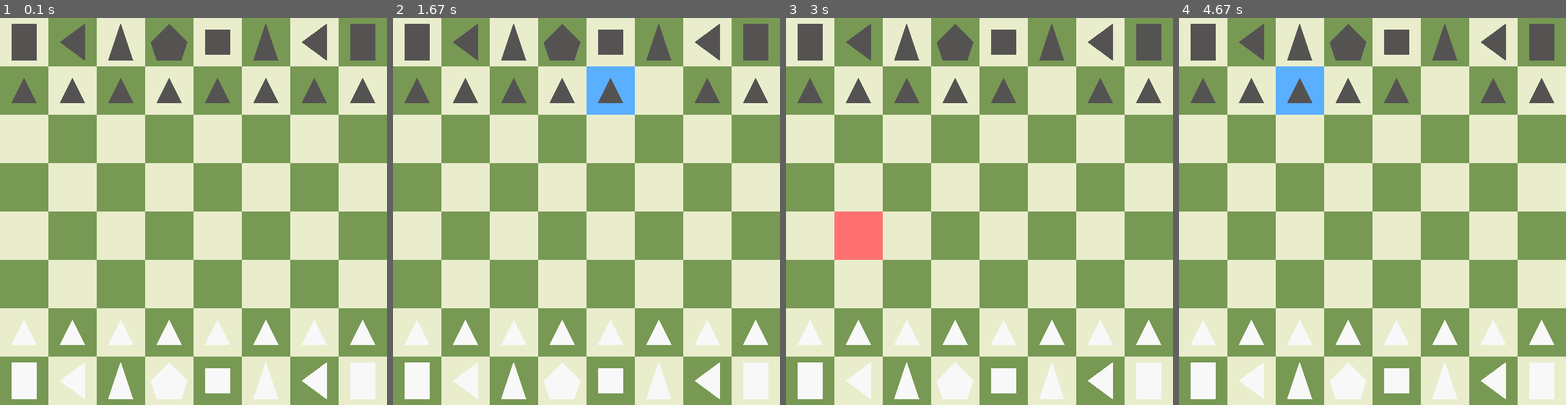
Above: before the commit, frames 1-4 (left to right).
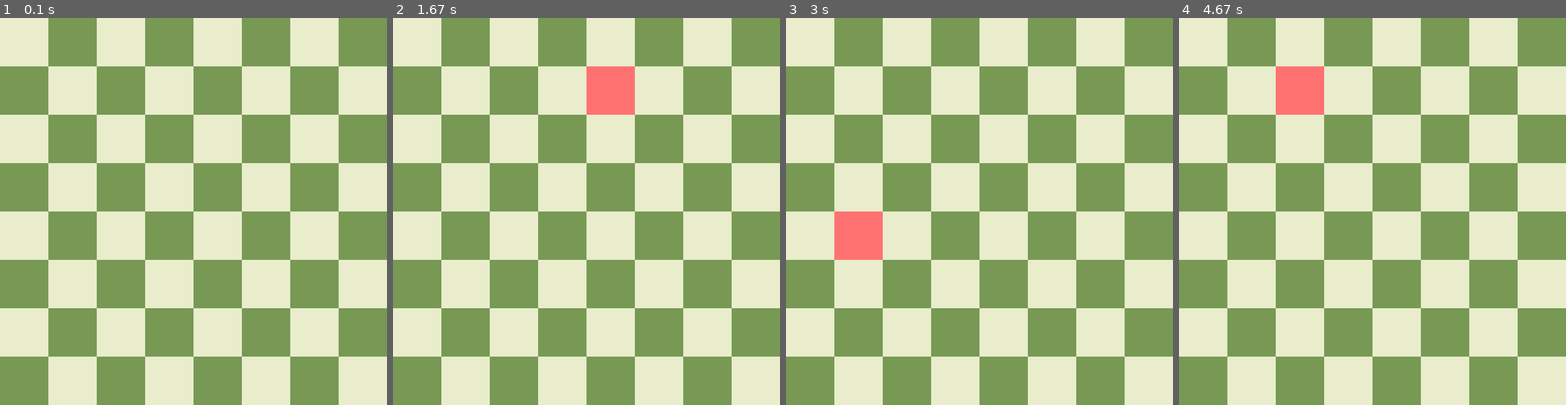
Above: after the commit, the same moments.

Repository: caleb-james-smith/PyGameChess
Game: pygame game, started from play.py
Same seed, same stepped clock (60 frames per second), same inputs: the game is played once before the commit and once after it.
Inputs (mouse positions are in pixels of both pictures, inside the frame that each line leads up to):
- Up to frame 1 (0.1 s): no input
- Up to frame 2 (1.67 s): click (586, 211) at 0.38 s; click (493, 215) at 0.72 s; click (644, 76) at 1.05 s; click (594, 79) at 1.38 s
- Up to frame 3 (3 s): click (983, 250) at 1.72 s; click (1080, 273) at 2.05 s; click (1080, 176) at 2.38 s; click (855, 250) at 2.72 s
- Up to frame 4 (4.67 s): click (1507, 288) at 3.05 s; click (1387, 196) at 3.38 s; click (1287, 141) at 3.72 s; click (1476, 254) at 4.05 s; click (1310, 87) at 4.38 s

The runs differ from the first frame. In frame 1, 11% of the frame differs, in the area x 3-97%, y 1-99%; in frame 2, 12%; in frame 3, 10%; in frame 4, 12%.

Commit message:
New functions to set empty states and initial piece state.

Diff:
--- a/piece.py
+++ b/piece.py
@@ -1,9 +1,11 @@
 # Piece class and subclasses
 
 # TODO:
+# - Define how each type of piece is drawn
+# - Define how each piece can move
+# DONE:
 # - Create piece class (superclass or base class)
 # - Create subclass for each type of piece
-# DONE:
 
 class Piece:
     def __init__(self, color, position):
--- a/play.py
+++ b/play.py
@@ -150,14 +150,19 @@
     board = Board(pygame, screen, BOARD_LIGHT_COLOR, BOARD_DARK_COLOR, SQUARES_PER_SIDE, SQUARE_SIDE)
     # Initialize the game state
     state = State(board)
-    state.SetInitialState()
+    #state.SetInitialState()
+    state.SetEmptyState()
+    state.SetEmptyPieceState()
+    state.SetInitialPieceState()
     # Test classes
-    my_white_piece = Piece("white", [0, 0])
-    my_white_pawn = Pawn("white", [1, 1])
-    my_black_pawn = Pawn("black", [2, 2])
-    print("value: {0}, name: {1}".format(my_white_piece.GetValue(), my_white_piece.GetName()))
-    print("value: {0}, name: {1}".format(my_white_pawn.GetValue(), my_white_pawn.GetName()))
-    print("value: {0}, name: {1}".format(my_black_pawn.GetValue(), my_white_pawn.GetName()))
+    #my_white_piece = Piece("white", [0, 0])
+    #my_white_pawn = Pawn("white", [1, 1])
+    #my_black_pawn = Pawn("black", [2, 2])
+    #print("value: {0}, name: {1}".format(my_white_piece.GetValue(), my_white_piece.GetName()))
+    #print("value: {0}, name: {1}".format(my_white_pawn.GetValue(), my_white_pawn.GetName()))
+    #print("value: {0}, name: {1}".format(my_black_pawn.GetValue(), my_white_pawn.GetName()))
+    #state.PlacePiece(my_white_pawn)
+    #state.PlacePiece(my_black_pawn)
 
     # Run until the user asks to quit
     running = True
@@ -248,7 +253,7 @@
                 board.DrawSquare(CLICK_COLOR_PIECE, square_x, square_y)
 
         # Draw the pieces
-        draw_pieces(pygame, screen, state, PIECE_LIGHT_COLOR, PIECE_DARK_COLOR, SQUARES_PER_SIDE, SQUARE_SIDE)
+        #draw_pieces(pygame, screen, state, PIECE_LIGHT_COLOR, PIECE_DARK_COLOR, SQUARES_PER_SIDE, SQUARE_SIDE)
 
         # Flip the display
         pygame.display.flip()
--- a/state.py
+++ b/state.py
@@ -13,16 +13,23 @@
 # - 6: king
 
 # TODO:
+# - Connect "state" and "piece_state"
+# - Eventually, only use "piece_state" (contains piece objects)
+# - Make function to get "state" (values) from "piece_state" (objects)
 # DONE:
 # - Create a class for the game state
 # - Define numbers and names for chess pieces
 # - Create a class for the chess board
+# - Make function to set initial piece state
+
+from piece import Pawn, Knight, Bishop, Rook, Queen, King
 
 # Class to define current game state (piece positions)
 class State:
-    def __init__(self, board, state=None):
+    def __init__(self, board, state=None, piece_state=None):
         self.board = board
         self.state = state
+        self.piece_state = piece_state
         # Chess pieces
         self.pieces = {
             0: "empty",
@@ -43,6 +50,12 @@
     def SetState(self, state):
         self.state = state
 
+    def GetPieceState(self):
+        return self.piece_state
+
+    def SetPieceState(self, piece_state):
+        self.piece_state = piece_state
+
     # Check if piece has a valid value
     def PieceIsValid(self, value):
         abs_value = abs(value)
@@ -70,8 +83,20 @@
         else:
             print(self.state)
 
+    # Set state to an empty board (all entries are 0)
+    def SetEmptyState(self):
+        state = [[0 for x in range(8)] for y in range (8)]
+        self.SetState(state)
+
+    # Set piece state to a empty board (all entries are None)
+    def SetEmptyPieceState(self):
+        piece_state = [[None for x in range(8)] for y in range (8)]
+        self.SetPieceState(piece_state)
+
     # Set initial state (starting position)
     def SetInitialState(self):
+        # Start with empty state
+        self.SetEmptyState()
         # Initial state: chess starting position
         # Note: index with y first (rows), then x (columns)
         state = [
@@ -85,6 +110,73 @@
             [ 4,  2,  3,  5,  6,  3,  2,  4]
         ]
         self.SetState(state)
+
+    # Set initial piece state (starting position)
+    def SetInitialPieceState(self):
+        # Start with empty piece state
+        self.SetEmptyPieceState()
+
+        # Initial state: chess starting position
+
+        white_pieces = [
+            Rook("white",   [0, 7]),
+            Knight("white", [1, 7]),
+            Bishop("white", [2, 7]),
+            Queen("white",  [3, 7]),
+            King("white",   [4, 7]),
+            Bishop("white", [5, 7]),
+            Knight("white", [6, 7]),
+            Rook("white",   [7, 7]),
+            Pawn("white",   [0, 6]),
+            Pawn("white",   [1, 6]),
+            Pawn("white",   [2, 6]),
+            Pawn("white",   [3, 6]),
+            Pawn("white",   [4, 6]),
+            Pawn("white",   [5, 6]),
+            Pawn("white",   [6, 6]),
+            Pawn("white",   [7, 6]),
+        ]
+
+        black_pieces = [
+            Rook("black",   [0, 0]),
+            Knight("black", [1, 0]),
+            Bishop("black", [2, 0]),
+            Queen("black",  [3, 0]),
+            King("black",   [4, 0]),
+            Bishop("black", [5, 0]),
+            Knight("black", [6, 0]),
+            Rook("black",   [7, 0]),
+            Pawn("black",   [0, 1]),
+            Pawn("black",   [1, 1]),
+            Pawn("black",   [2, 1]),
+            Pawn("black",   [3, 1]),
+            Pawn("black",   [4, 1]),
+            Pawn("black",   [5, 1]),
+            Pawn("black",   [6, 1]),
+            Pawn("black",   [7, 1]),
+        ]
+
+        for piece in white_pieces:
+            self.PlacePiece(piece)
+
+        for piece in black_pieces:
+            self.PlacePiece(piece)
+
+    # Place a piece in the piece state
+    def PlacePiece(self, piece):
+        position = piece.GetPosition()
+        value = piece.GetValue()
+        if self.board.LocationIsValid(position):
+            if self.PieceIsValid(value):
+                piece_state = self.GetPieceState()
+                x = position[0]
+                y = position[1]
+                piece_state[y][x] = piece
+            else:
+                print("ERROR: The piece value {0} is not valid!".format(value))
+        else:
+            print("ERROR: The position [x, y] = {0} is not valid!".format(position))
+        return
 
     # Set a position to a value
     # Check if position and value are valid
